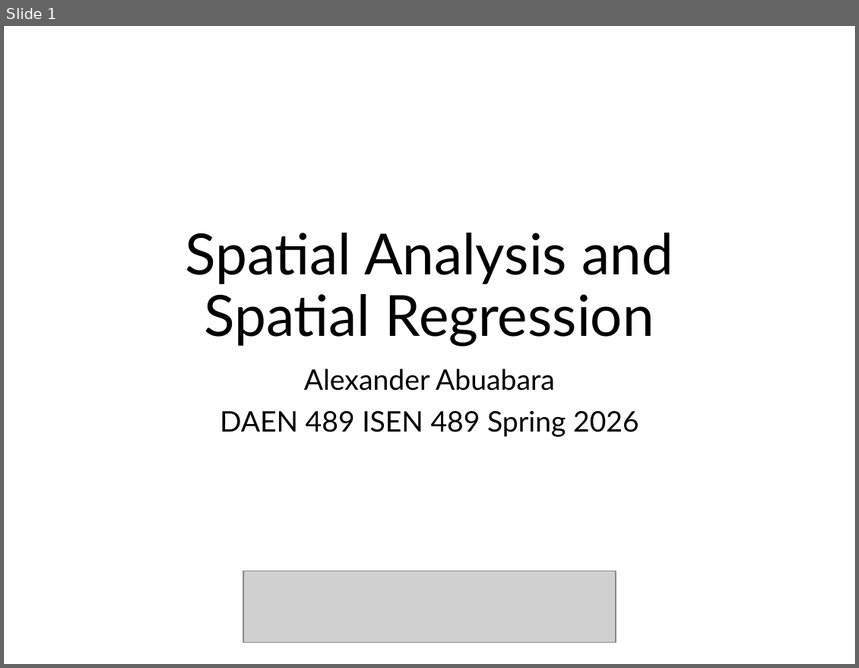
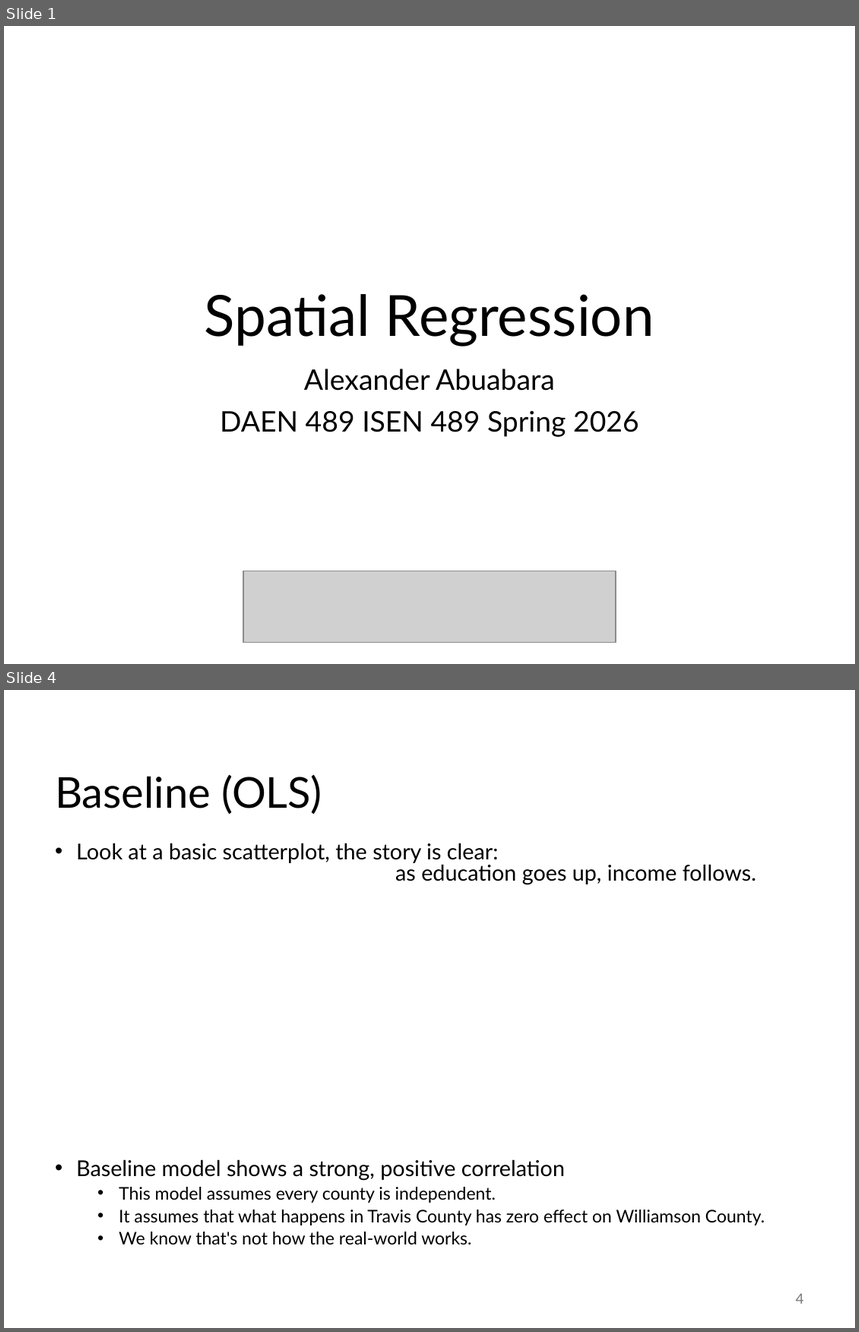
Before and after one commit to abuabara/abuabara.github.io, a slide deck: DAEN489S26/week13_slides.pptx. Shown one above the other, each under a label of ours: slide 1 before the commit, slides 1 and 4 after it; the slides between them are not shown. The pictures are 859x668 and 859x1332 pixels, drawn with LibreOffice and Linux fonts; fonts in the diff are those of the drawing; grey boxes stand for pictures. Boxes give left, top, right and bottom in pixels: in the first picture for what was removed or moved away, otherwise in the second. Text is boxed around its words. In the diff, an @@ line names an element or a change of style, - is before the commit and + after.

```diff
--- a/DAEN489S26/week13_slides.pptx
+++ b/DAEN489S26/week13_slides.pptx
@@ slide 4 added at (x1=4, y1=690, x2=855, y2=1328), background #FFFFFF @@
@@ title added at (x1=55, y1=774, x2=322, y2=814), 36 pt, text #000000 @@
+Baseline (OLS)
@@ text added at (x1=76, y1=843, x2=765, y2=1246), 14.8 pt, text #000000 @@
+• Look at a basic scatterplot, the story is clear:
+  as education goes up, income follows.
+• Baseline model shows a strong, positive correlation
+  • This model assumes every county is independent.
+  • It assumes that what happens in Travis County has zero effect on Williamson County.
+  • We know that's not how the real-world works.
@@ page number added at (x1=796, y1=1293, x2=804, y2=1304), 12 pt, text #797979 @@
+4
@@ slide 1 changed as well @@
@@ title at (x1=205, y1=294, x2=655, y2=346): text changed @@
-Spatial Analysis and
-Spatial Regression
+Spatial Regression
```
Also in this commit, not shown: 10 other slides changed, 18 other slides added, 1 other file.
